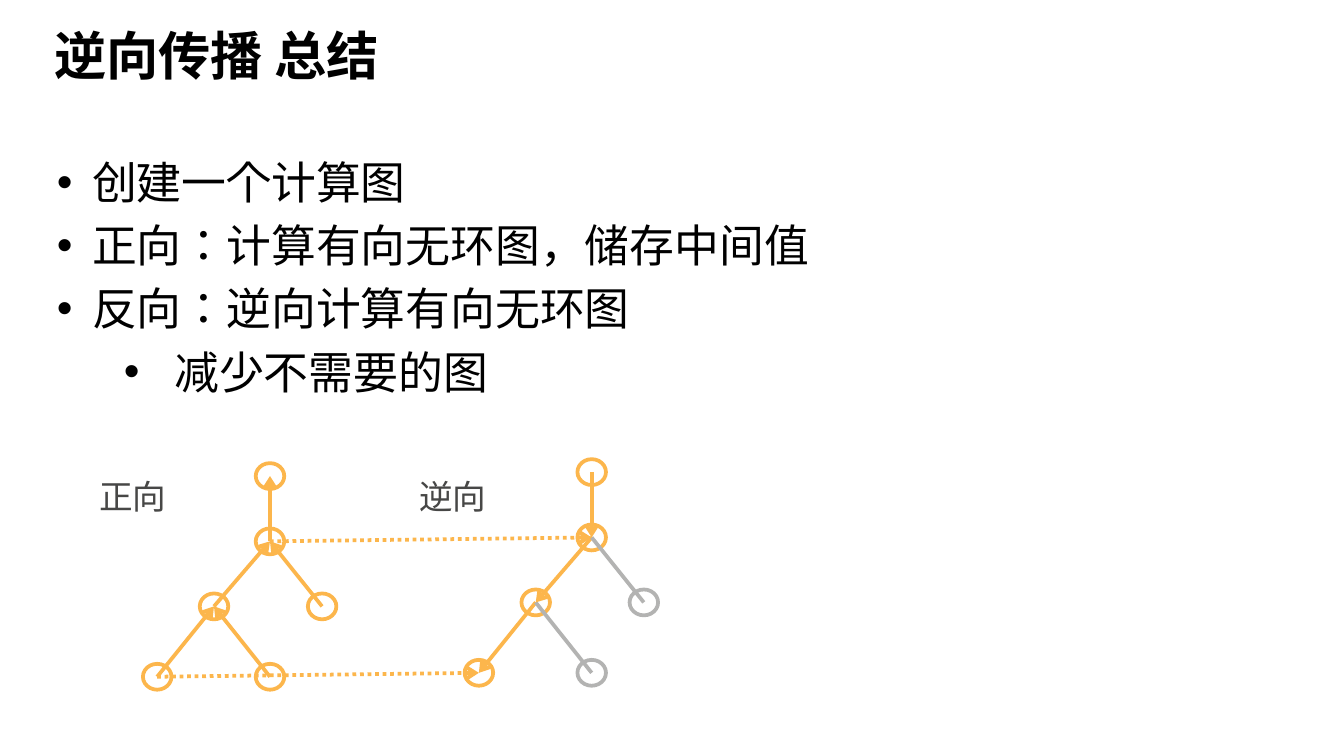
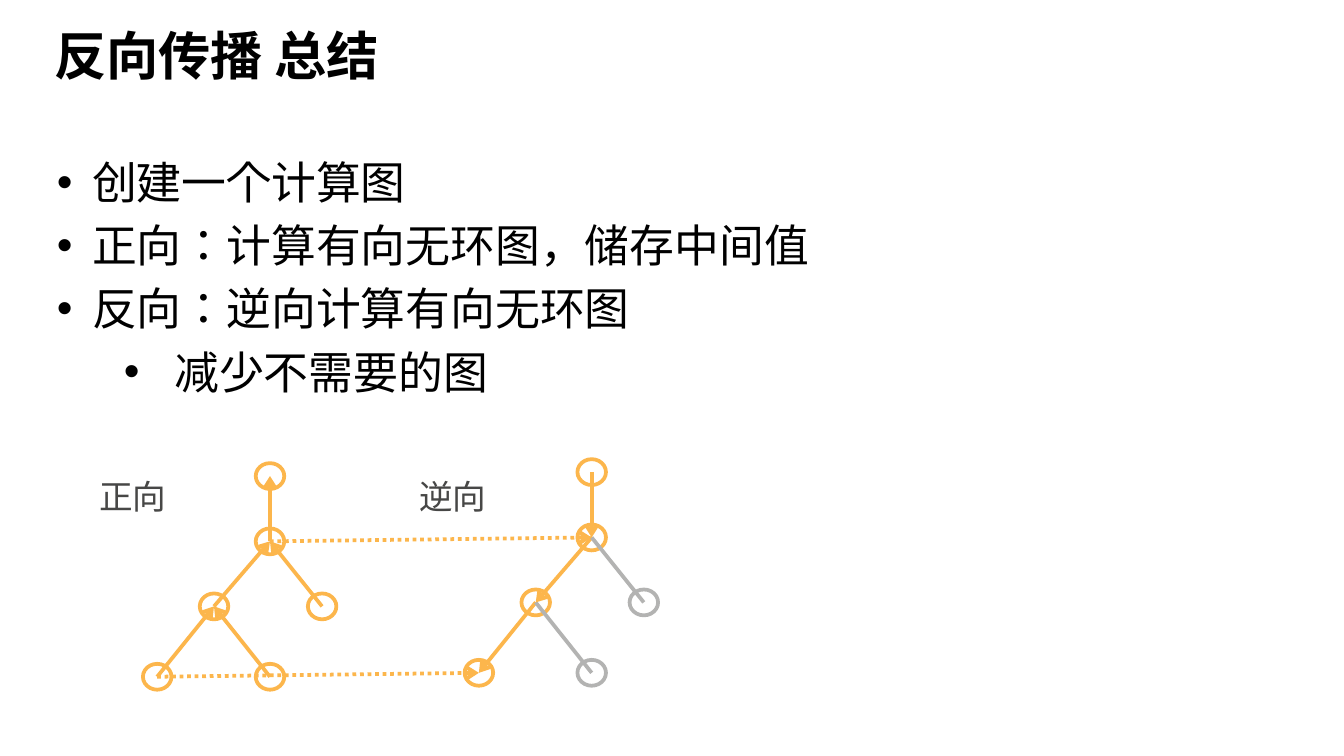
Before and after one commit to d2l-ai/berkeley-stat-157, a slide deck: slide 29 of slides-zh/03.导数、逆向传播和复杂度.pptx. Drawn at 1344x756 pixels with LibreOffice and Linux fonts; fonts in the diff are those of the drawing; background and template pictures are left out. Boxes give left, top, right and bottom in pixels: in the first picture for what was removed or moved away, otherwise in the second. Text is boxed around its words. In the diff, an @@ line names an element or a change of style, - is before the commit and + after.

```diff
--- a/slides-zh/03.导数、逆向传播和复杂度.pptx
+++ b/slides-zh/03.导数、逆向传播和复杂度.pptx
@@ title at <box>54,30,379,80</box>: text changed @@
-逆向传播 总结
+反向传播 总结
```
Also in this commit, not shown: 10 other slides changed.
